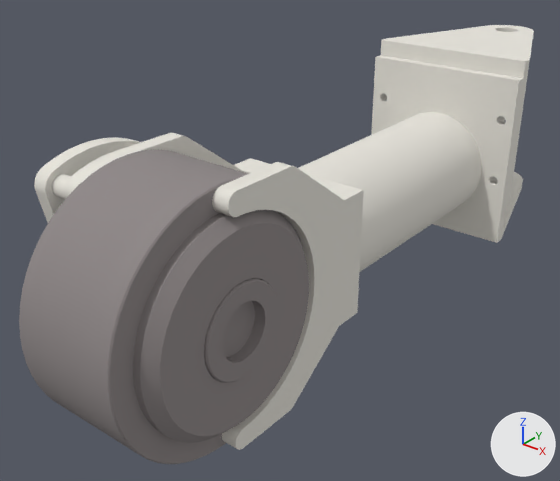
The glTF model Meshes/link-2.gltf as it was, and as the next commit left it.
Both versions are drawn from a 50 mm lens placed at (0.171, -0.409, 0.085), pointed at (-0.026, -0.163, -0.067). Arrows for +X, +Y and +Z are at lower right; the lights stay in place. Where no turn or scale is listed for an object, it has been applied to the vertices. Vertices at the same position are counted once.

Names of what the first picture shows: 'Actuator Adapter Plate', 'Actuator Claw Support', 'Actuator Claw Support.001', 'Actuator Claw Support.002', 'Actuator Output Plate', 'Bearing Support', 'Coxa Tube', 'ak80-64-Inner', 'ak80-64-Outer'.
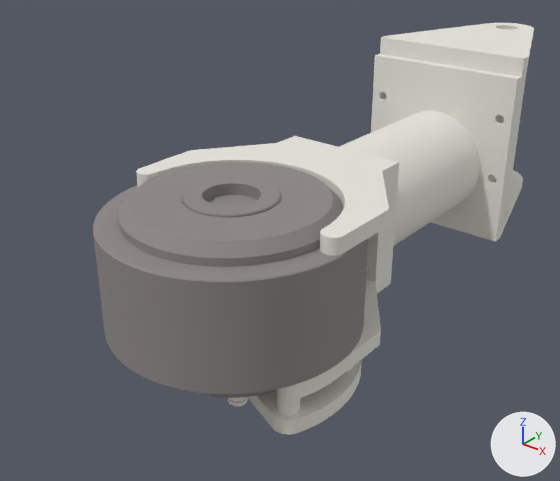
Not drawn themselves, but carrying or shaping drawn objects: ob_occurrence_of_bearing_support, ob_occurrence_of_94669a043_aluminum_unthreaded_spacer, ob_occurrence_of_94669a043_aluminum_unthreaded_spacer_001, ob_occurrence_of_actuator_adapter_plate, ob_occurrence_of_ak80_64_outer, ob_occurrence_of_actuator_output_plate, ob_occurrence_of_actuator_claw_support, ob_occurrence_of_actuator_claw_support_001, ob_occurrence_of_actuator_claw_support_002.

Where the newer file only moved an object's origin or applied its transform, the numbers keep the older frame.

Boxes [x1, y1, x2, y2] around the edits, measured in the pictures (560 x 481 px):
'ak80-64-Outer', moved, turned: before [19, 150, 309, 464]; after [93, 162, 368, 398]
'Actuator Claw Support', moved, turned: before [212, 162, 364, 450]; after [136, 136, 399, 256]
'Coxa Tube', reshaped (23% narrower, 15% shorter): before [298, 112, 481, 272]; after [339, 110, 480, 246]
'Actuator Output Plate', moved, turned: before [371, 55, 523, 243]; after [371, 54, 523, 242]
'Bearing Support', moved, turned: before [381, 25, 534, 207]; after [380, 23, 534, 205]
'Actuator Adapter Plate', moved, turned: before [34, 137, 141, 222]; after [247, 360, 362, 435]
'Actuator Claw Support.002', reshaped, moved, turned: before [63, 133, 262, 199]; after [366, 177, 398, 282]
'Actuator Claw Support.001', reshaped, moved, turned: before [242, 162, 348, 194]; after [276, 271, 392, 401]
'94669A043_Aluminum Unthreaded Spacer', moved, turned: before [52, 174, 71, 200]; after [277, 396, 300, 416]
'94669A043_Aluminum Unthreaded Spacer.001', moved (not visible before): after [345, 367, 353, 373]

Edits to the bpy script that builds the scene:
```text
Change me_mesh142_mesh:
    used by ob_actuator_claw_support_001; parent = ob_occurrence_of_actuator_claw_support_001; location = (0.0, 0.0, 0.0)
    remove me_mesh142_mesh.from_pydata(...)  # 8 vertices, 12 faces; spans x 0.2..0.2127, y 0.008..0.0507, z -0.0265..0.0265
    add me_mesh142_mesh.from_pydata(...)  # 224 vertices, 444 faces; spans x 0.2..0.2917, y 0.0016..0.008, z -0.0485..0.0485
    me_mesh142_mesh part 2
    4 vertices are removed from x 0.2..0.2127, y 0.0507, z -0.0265..0.0265
    12 faces are deleted
    112 vertices are added at x 0.2..0.2917, y 0.0016, z -0.0485..0.0485
    108 new vertices lie (0.0, 0.0064, 0.0) away from vertices in x 0.2344..0.2917, y 0.0016, z -0.0485..0.0485
    444 new faces join them
Change me_mesh148_mesh:
    where me_mesh148_mesh.from_pydata(...)  # 232 vertices, 464 faces; spans x -0.0254..0.0254, y -0.055..0.055, z -0.0254..0.0254
    me_mesh148_mesh part 1: the whole mesh is multiplied about its middle by the matrix ((0.0, 0.007, 1.0), (0.0, 0.727, -0.009), (-1.0, 0.0, 0.0)), then moved by (-0.001, 0.015, 0.0006)
Change me_mesh154_mesh:
    used by ob_actuator_claw_support_002; parent = ob_occurrence_of_actuator_claw_support_002; location = (0.0, 0.0, 0.0)
    remove me_mesh154_mesh.from_pydata(...)  # 224 vertices, 444 faces; spans x 0.2..0.2917, y 0.0016..0.008, z -0.0485..0.0485
    add me_mesh154_mesh.from_pydata(...)  # 8 vertices, 12 faces; spans x 0.2..0.2127, y 0.008..0.0507, z -0.0265..0.0265
    me_mesh154_mesh part 3
    220 vertices are removed from x 0.2..0.2917, y 0.0016..0.008, z -0.0485..0.0485
    444 faces are deleted
    4 vertices are added at (0.2127, 0.0507, 0.0265), (0.2, 0.0507, 0.0265), (0.2, 0.0507, -0.0265), (0.2127, 0.0507, -0.0265)
    12 new faces join them
Change ob_occurrence_of_94669a043_aluminum_unthreaded_spacer:
    ob_occurrence_of_94669a043_aluminum_unthreaded_spacer.location: (-0.0317, -0.266, -0.0112) -> (0.0371, -0.237, -0.0815)
    ob_occurrence_of_94669a043_aluminum_unthreaded_spacer.rotation_euler: (0.0, 2.951, 1.571) -> (-1.571, 0.0, 1.764)  # degrees (0, 169, 90) -> degrees (-90, 0, 101)
Change ob_occurrence_of_ak80_64_outer:
    ob_occurrence_of_ak80_64_outer.location: (0.0294, -0.25, -0.0504) -> (-0.00204, -0.22, -0.0204)
    ob_occurrence_of_ak80_64_outer.rotation_euler: (0.916, 0.0, 0.0) -> (0.907, -1.571, 0.0)  # degrees (52, 0, 0) -> degrees (52, -90, 0)
Change ob_occurrence_of_94669a043_aluminum_unthreaded_spacer_001:
    ob_occurrence_of_94669a043_aluminum_unthreaded_spacer_001.location: (-0.0317, -0.211, -0.0667) -> (0.0374, -0.204, -0.0815)
Change ob_occurrence_of_actuator_adapter_plate:
    ob_occurrence_of_actuator_adapter_plate.location: (-0.148, -0.223, -0.087) -> (0.0348, -0.193, -0.198)
    ob_occurrence_of_actuator_adapter_plate.rotation_euler: (0.0, 2.749, -1.571) -> (1.571, 0.0, 1.169)  # degrees (0, 158, -90) -> degrees (90, 0, 67)
Change ob_occurrence_of_bearing_support:
    ob_occurrence_of_bearing_support.location: (0.0, -0.0652, 0.00476) -> (-0.000604, -0.0652, 0.006)
    ob_occurrence_of_bearing_support.rotation_euler: (-1.571, 0.0, 0.0) -> (-1.571, 0.0, -0.00926)  # degrees (-90, 0, 0) -> degrees (-90, 0, -0.5)
Change ob_occurrence_of_actuator_output_plate:
    ob_occurrence_of_actuator_output_plate.location: (0.0, 0.0, -0.0798) -> (0.0, 0.0, -0.0791)
    ob_occurrence_of_actuator_output_plate.rotation_euler: (1.571, 0.0, -1.571) -> (1.571, 0.0, -1.58)  # degrees (90, 0, -90) -> degrees (90, 0, -91)
Change ob_occurrence_of_actuator_claw_support:
    ob_occurrence_of_actuator_claw_support.location: (-0.0294, 0.02, -0.0504) -> (0.000463, 0.05, -0.0791)
    ob_occurrence_of_actuator_claw_support.rotation_euler: (0.0, 0.0, -1.571) -> (1.571, 0.0, -1.58)  # degrees (0, 0, -90) -> degrees (90, 0, -91)
Change ob_occurrence_of_actuator_claw_support_001:
    ob_occurrence_of_actuator_claw_support_001.location: (-0.0294, 0.02, -0.0504) -> (0.000463, 0.05, -0.0791)
    ob_occurrence_of_actuator_claw_support_001.rotation_euler: (0.0, 0.0, -1.571) -> (1.571, 0.0, -1.58)  # degrees (0, 0, -90) -> degrees (90, 0, -91)
Change ob_occurrence_of_actuator_claw_support_002:
    ob_occurrence_of_actuator_claw_support_002.location: (-0.0294, 0.02, -0.0504) -> (0.000463, 0.05, -0.0791)
    ob_occurrence_of_actuator_claw_support_002.rotation_euler: (0.0, 0.0, -1.571) -> (1.571, 0.0, -1.58)  # degrees (0, 0, -90) -> degrees (90, 0, -91)
```
